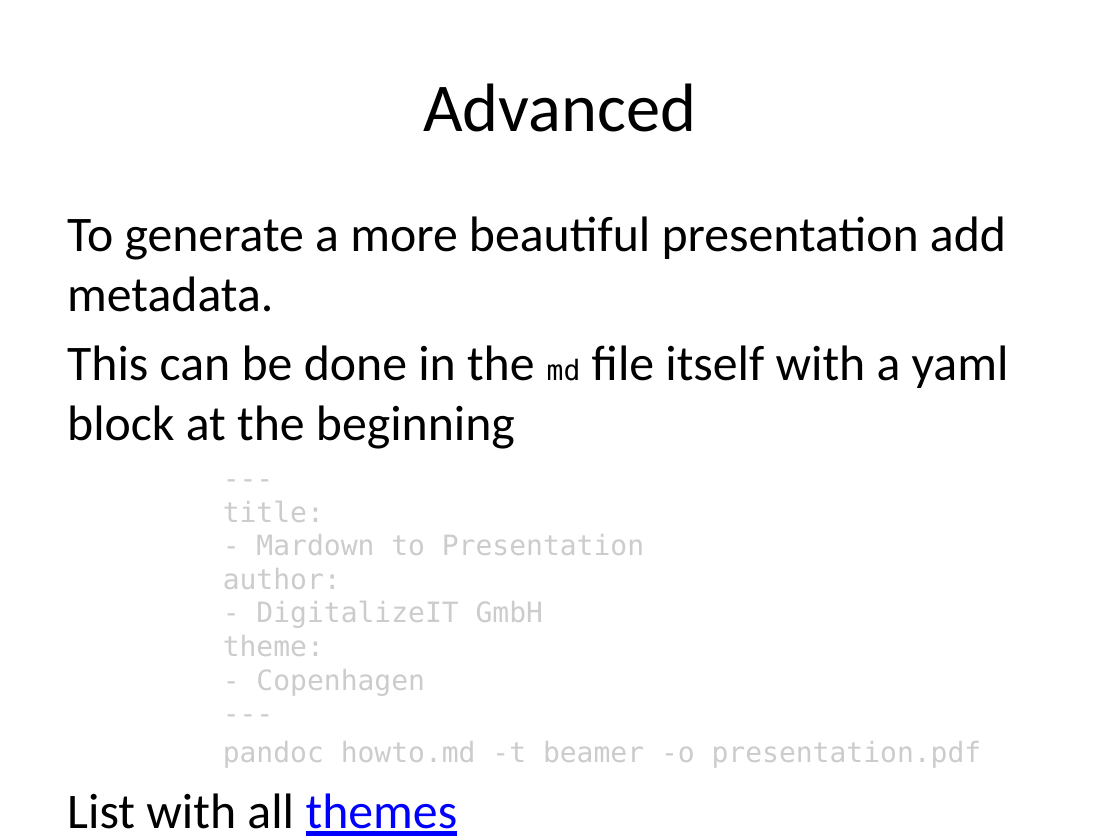
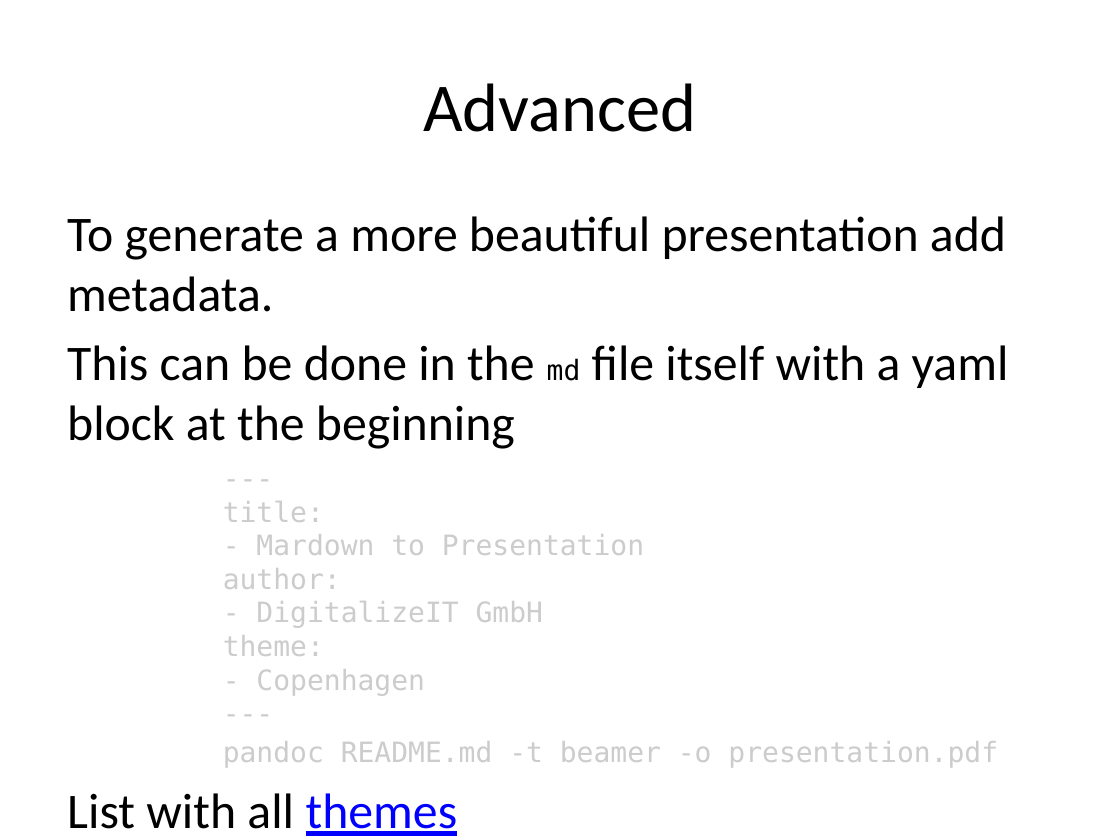
Before and after one commit to kabl/pandoc-example, a slide deck: slide 5 of generated/presentation.pptx. Drawn at 1120x840 pixels with LibreOffice and Linux fonts; fonts in the diff are those of the drawing. Boxes give left, top, right and bottom in pixels: in the first picture for what was removed or moved away, otherwise in the second. Text is boxed around its words. In the diff, an @@ line names an element or a change of style, - is before the commit and + after.

```diff
--- a/generated/presentation.pptx
+++ b/generated/presentation.pptx
@@ text at [223,741,998,768]: text changed @@
-pandoc howto.md -t beamer -o presentation.pdf
+pandoc README.md -t beamer -o presentation.pdf
```
Also in this commit, not shown: 1 other slide changed, 5 other files.
